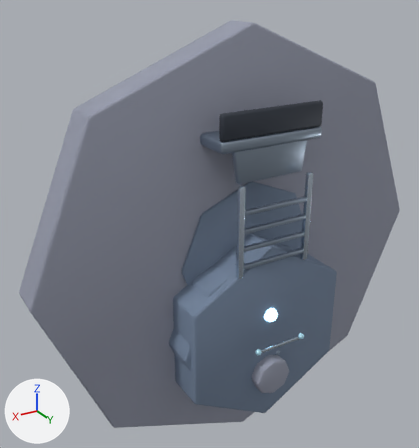
An edit to the Blender file assets-source/blender/buildings/sniper_tower.blend, drawn before and after from the same camera.
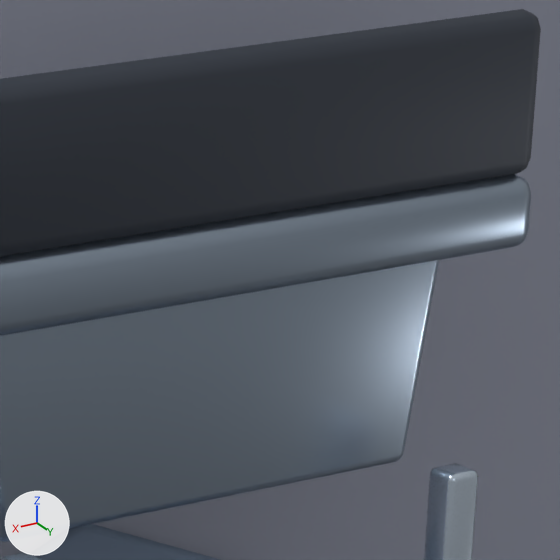
The first picture shows the older version from a 50 mm lens placed at (4.45, 6.59, 5.65), pointed at (0.26, -0.39, 2.16). The close-ups show the older and then the newer version on the part from 57% to 78% of the width and 22% to 42% of the height of that picture. Only the edits that show in the close-ups are written down. Arrows for +X, +Y and +Z are at lower left; the lights stay in place.

The first close-up shows 'LOD1_PROXY_cap', 'deck', 'ladderRail.L', 'railB', 'shaft', 'sniperWindbreak' and 1 more.
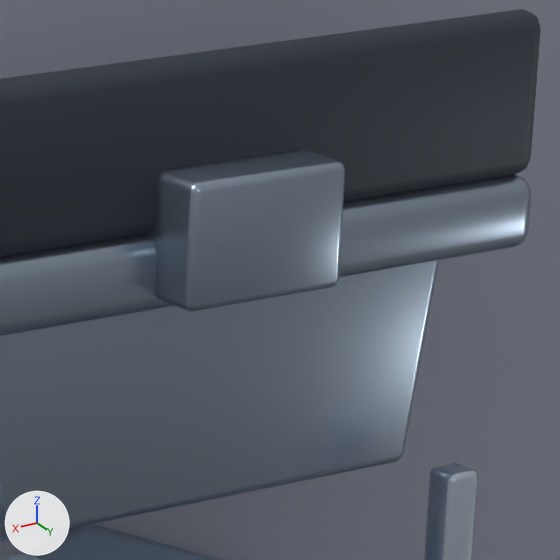
Changed parts and their boxes (x1, y1, x2, y2) in the close-ups (560 x 560 px):
'sniperCounterweight', added: after (146, 150, 345, 312)

The change, as a list of edits to the scene's bpy script:
```text
Add me_cube_1260:
    me_cube_1260.from_pydata(...)  # a box spanning x -0.19..0.19, y -0.13..0.13, z -0.275..0.275
    me_cube_1260.polygons.foreach_set('use_smooth', [True] * 6)
    me_cube_1260.materials.append(mat_mat_sniper_tower_metal)  # greyish blue #99a8b8
Add ob_snipercounterweight:
    ob_snipercounterweight = bpy.data.objects.new('sniperCounterweight', me_cube_1260)
    ob_snipercounterweight.parent = ob_buildingroot
    ob_snipercounterweight.location = (0.0, 3.78, -0.64)
    _m = ob_snipercounterweight.modifiers.new('soft bevel', 'BEVEL')
    _m.width = 0.018
    _m.width_pct = 0.018
    _m.segments = 2
```
